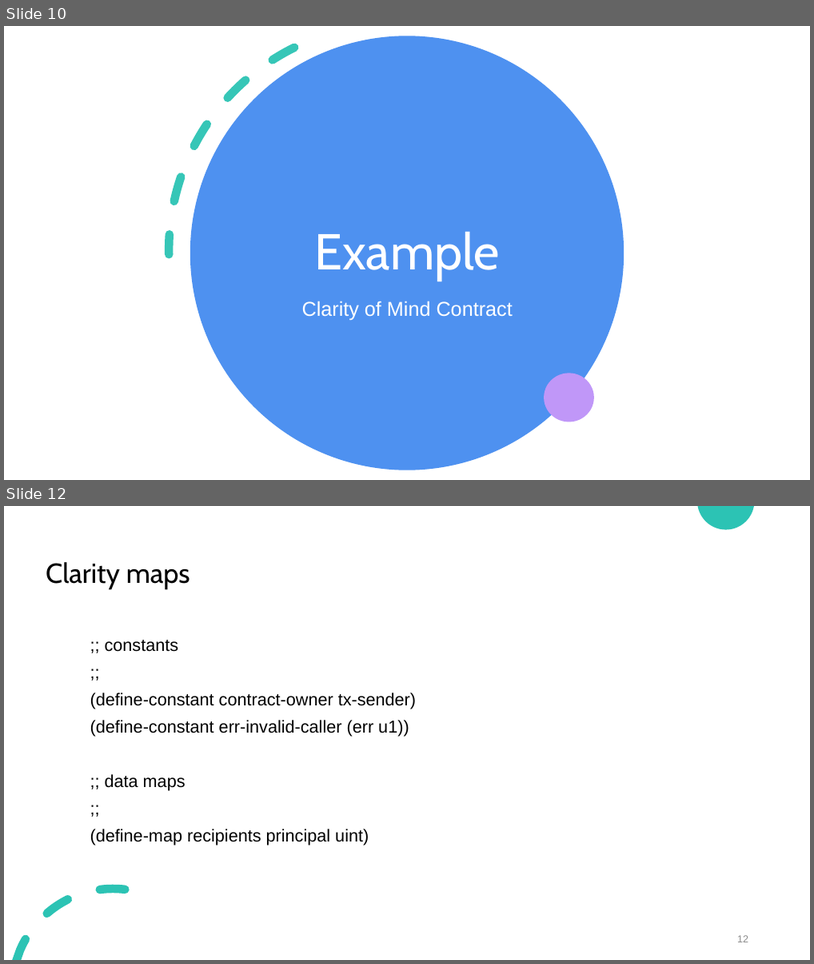
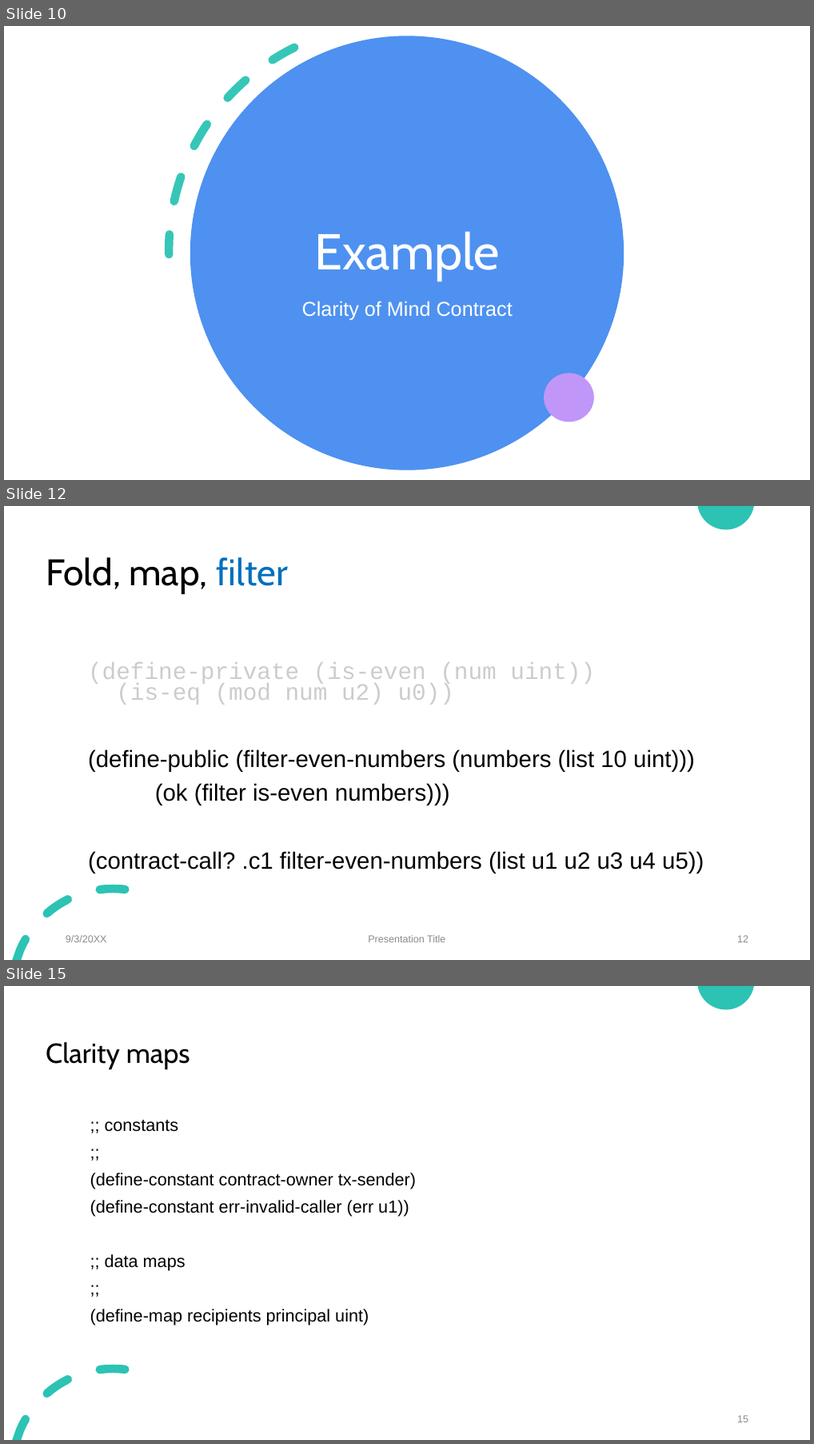
Before and after one commit to wonder-phil/ClarityWorkshopMain, a slide deck: Building-time-locked-contract.pptx. Shown one above the other, each under a label of ours: slides 10 and 12 before the commit, slides 10, 12 and 15 after it; the slides between them are not shown. The pictures are 814x964 and 814x1444 pixels, drawn with LibreOffice and Linux fonts; fonts in the diff are those of the drawing. Boxes give left, top, right and bottom in pixels: in the first picture for what was removed or moved away, otherwise in the second. Text is boxed around its words. In the diff, an @@ line names an element or a change of style, - is before the commit and + after.

```diff
--- a/Building-time-locked-contract.pptx
+++ b/Building-time-locked-contract.pptx
@@ slide 12 added at (x1=4, y1=506, x2=810, y2=960), background #FFFFFF; not listed: 2 template elements that a slide beside it also shows @@
@@ title added at (x1=46, y1=557, x2=288, y2=594), 44 pt, text #000000 @@
+Fold, map, filter
@@ text added at (x1=88, y1=662, x2=704, y2=872), 28 pt, text #000000 @@
+(define-private (is-even (num uint))
+(is-eq (mod num u2) u0))
+(define-public (filter-even-numbers (numbers (list 10 uint)))
+(ok (filter is-even numbers)))
+(contract-call? .c1 filter-even-numbers (list u1 u2 u3 u4 u5))
@@ text added at (x1=66, y1=935, x2=107, y2=942), 12 pt, text #8C8C8C @@
+9/3/20XX
@@ text added at (x1=368, y1=935, x2=446, y2=942), 12 pt, text #8C8C8C @@
+Presentation Title
@@ page number added at (x1=738, y1=935, x2=749, y2=942), 12 pt, text #8C8C8C @@
+12
@@ what was slide 12 is now slide 15 @@
@@ page number at (x1=738, y1=1415, x2=749, y2=1422): text changed @@
-12
+15
```
Also in this commit, not shown: 1 slide changed, 2 other slides added, 5 other files.
